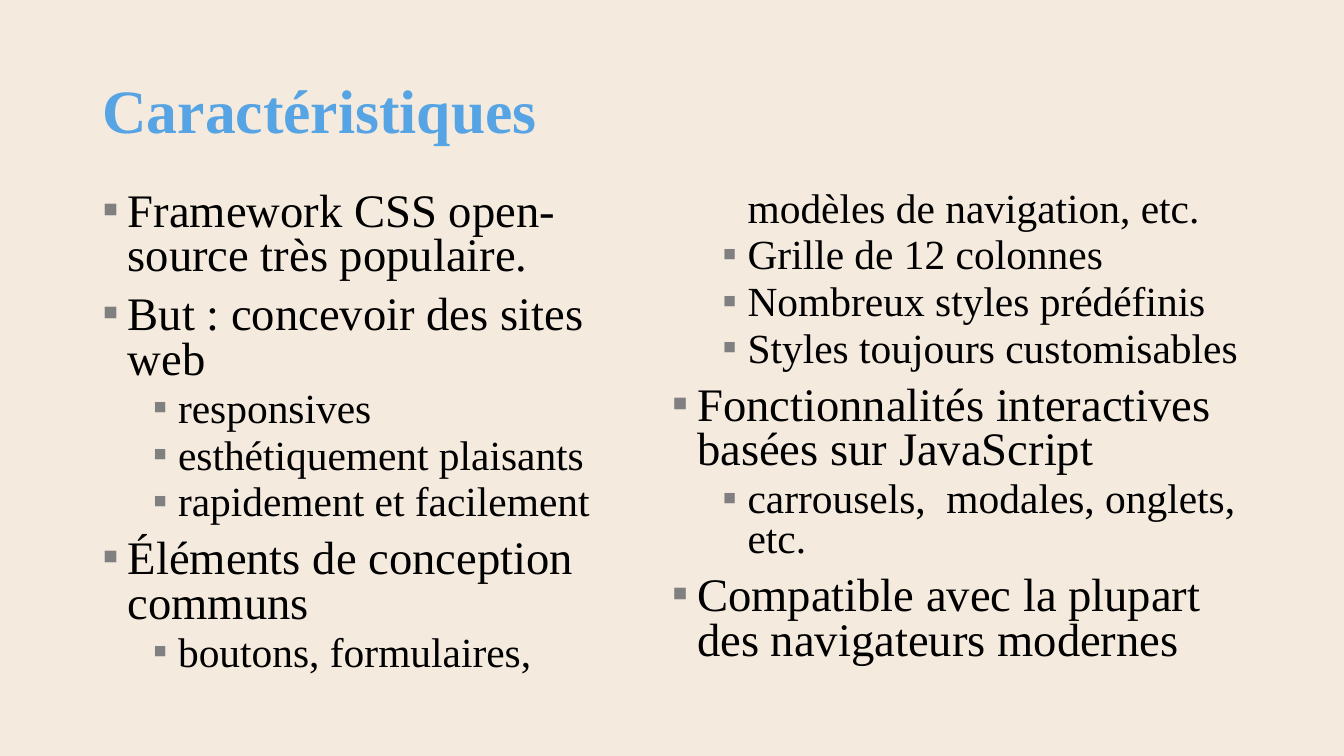
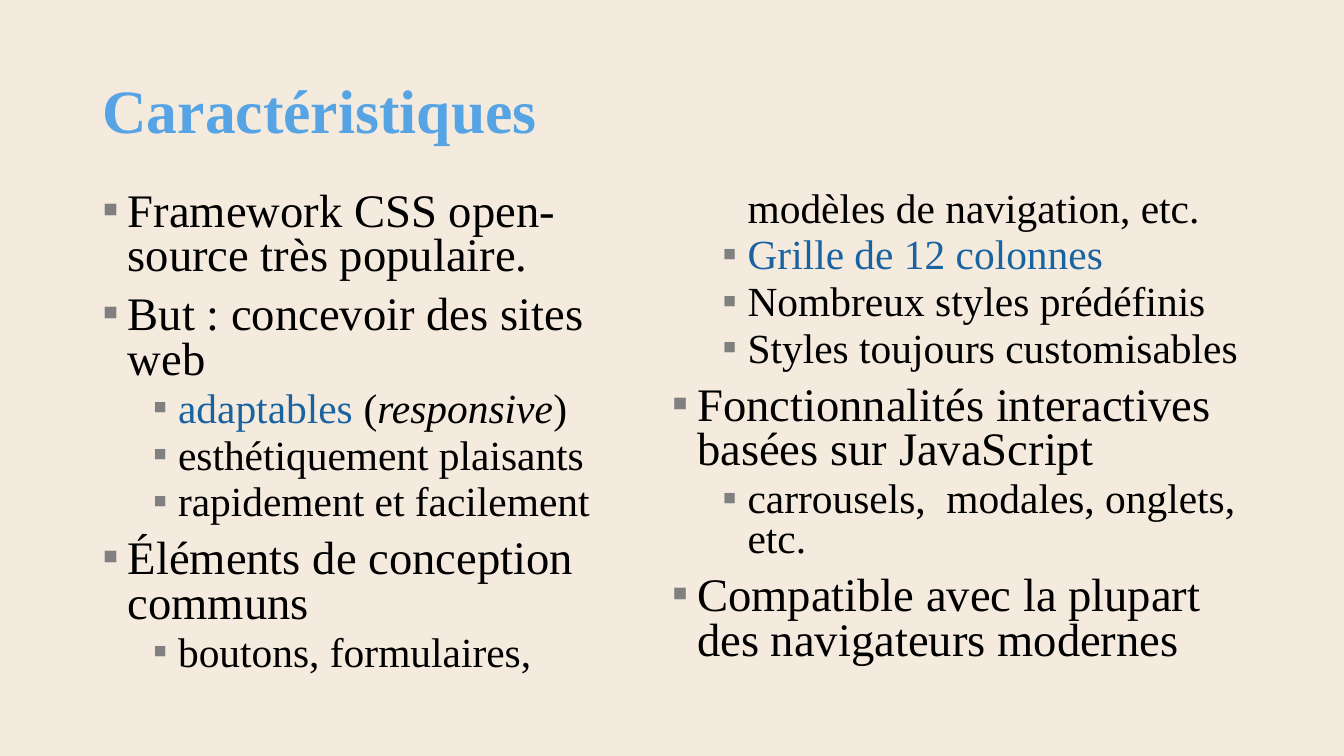
Before and after one commit to AlainWafflard/4IPW3, a slide deck: slide 5 of syllabus/15_mise_en_forme_bootstrap/syllabus_15_bootstrap.pptx. Drawn at 1344x756 pixels with LibreOffice and Linux fonts; fonts in the diff are those of the drawing; background and template pictures are left out. Boxes give left, top, right and bottom in pixels: in the first picture for what was removed or moved away, otherwise in the second. Text is boxed around its words. In the diff, an @@ line names an element or a change of style, - is before the commit and + after.

```diff
--- a/syllabus/15_mise_en_forme_bootstrap/syllabus_15_bootstrap.pptx
+++ b/syllabus/15_mise_en_forme_bootstrap/syllabus_15_bootstrap.pptx
@@ text at box(748, 240, 1103, 270): text colour #000000 to #1963A1 in "Grille de 12 colonnes" @@
@@ text at box(178, 394, 568, 431): text changed @@
-  ▪ responsives
+  ▪ adaptables (responsive)
```
Also in this commit, not shown: 19 other slides changed, 1 slide added, 15 other files.
